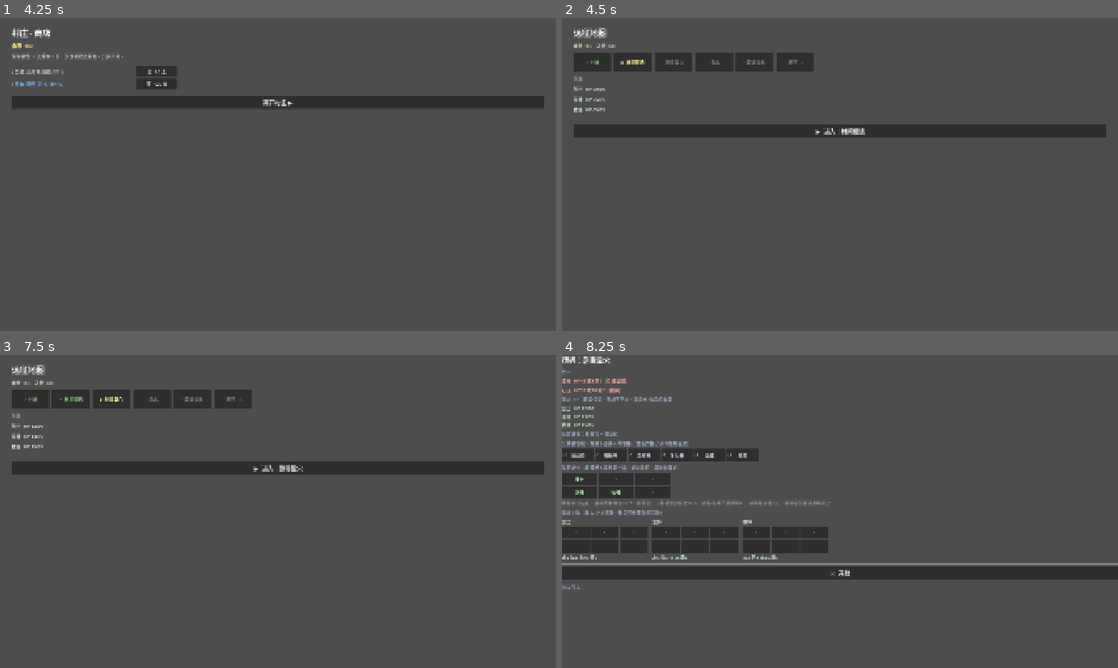
Above: before the commit, frames 1-4 (two rows, left to right).
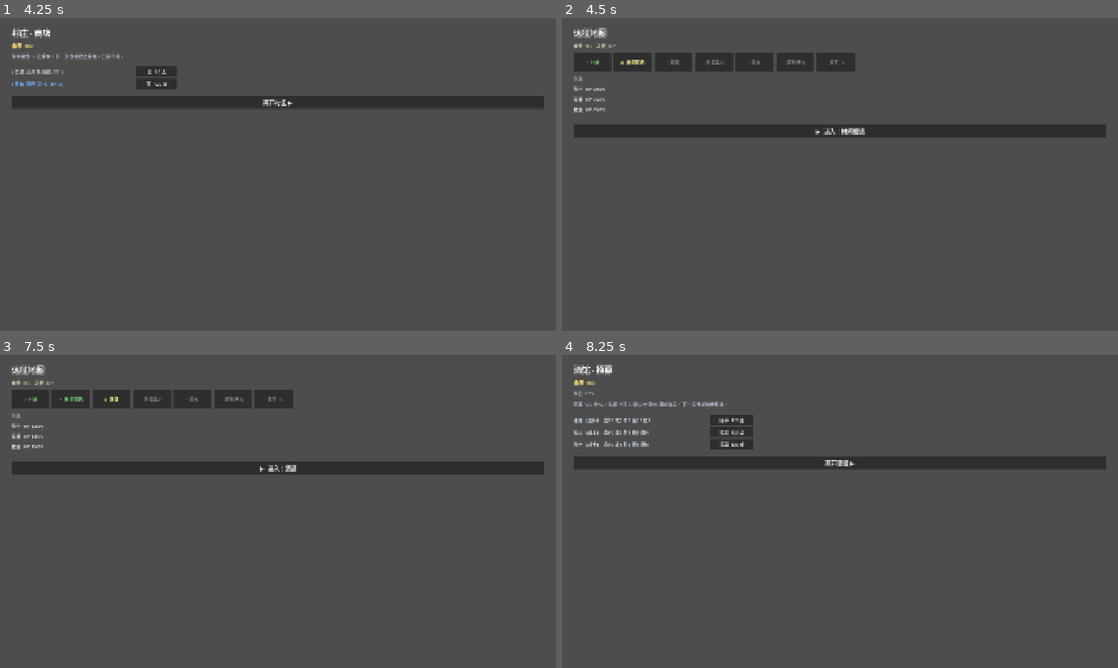
Above: after the commit, the same moments.

Repository: liyang29/Brave-Team
Game: Godot game, scene res://scenes/ui/TitleScreen.tscn
Two runs of this game, one before a commit and one after it. Both use one fixed random seed, a clock stepped at 60 frames per second and the inputs below.
Inputs:
- Up to frame 1 (4.25 s): click "▶ 开始冒险" at 0.5 s; click "买 50 金" at 1.25 s; click "买 120 金" at 2 s; click "买 120 金" at 2.75 s; click "买 50 金" at 3.5 s
- Up to frame 2 (4.5 s): click "离开村庄 ▶" at 4.25 s
- Up to frame 3 (7.5 s): click "▶ 进入：林间遭遇" at 5 s; click "⚔ 开战" at 5.75 s; click "继续 ▶" at 6.5 s; click "✕ 丢弃这件" at 7.25 s
- Up to frame 4 (8.25 s): click "▶ 进入：剧毒巢穴" (after the commit: "▶ 进入：酒馆") at 8 s

Frame 1 is identical in both runs. In frame 2, 0.5% of the frame differs, in the area x 9-53%, y 8-18%; in frame 3, 0.6%; in frame 4, 17%, in the area x 0-100%, y 0-75%.

Commit message:
feat(tavern): 英雄池 + 酒馆招募（盗贼/猎人纳入，途中花金币招人）
- RunManager 加 HERO_TEMPLATES 英雄池（5 职业含盗贼/猎人，加英雄=加一行）；起手队伍走 STARTER_TEAM
- 新增节点类型 tavern + State.TAVERN + recruit/leave_tavern/party_is_full：上 3 候选、120金/人、队伍上限 5，新人满血空背包自动站位
- 新增 Tavern 场景；RunMap 路由到酒馆；地图插入酒馆节点（林间后）
- 测试 125/125 绿（英雄池/招募/扣钱/满队/离开）；平衡不变

Co-Authored-By: Claude Opus 4.8 <noreply@anthropic.com>

Diff:
--- /dev/null
+++ b/scenes/run/Tavern.tscn
@@ -0,0 +1,10 @@
+[gd_scene load_steps=2 format=3]
+
+[ext_resource type="Script" path="res://scripts/ui/TavernScreen.gd" id="1"]
+
+[node name="Tavern" type="Control"]
+layout_mode = 3
+anchors_preset = 15
+anchor_right = 1.0
+anchor_bottom = 1.0
+script = ExtResource("1")
--- a/scripts/autoload/RunManager.gd
+++ b/scripts/autoload/RunManager.gd
@@ -17,11 +17,26 @@
 
 const LootTable = preload("res://scripts/systems/LootTable.gd")
 
-enum State { NONE, MAP, ENCOUNTER, DRAFT, SHOP, REST, VICTORY, GAME_OVER }
+enum State { NONE, MAP, ENCOUNTER, DRAFT, SHOP, REST, TAVERN, VICTORY, GAME_OVER }
 
 const START_GOLD := 500
 const SHOP_STOCK_SIZE := 6
 const REST_HEAL_PCT := 0.5   # 泉水/休息点：全员回复最大血的比例（消耗战泄压阀）
+const MAX_PARTY := 5         # 队伍上限（起手 3，酒馆最多招到 5）
+const TAVERN_OFFERS := 3     # 酒馆每次上几个候选
+const RECRUIT_COST := 120    # 招募一个英雄的金币价（和买装备抢钱）
+
+# 英雄池：跑局可用的英雄模板（加英雄/调数值=加一行；盗贼/猎人已纳入）。
+# base = 低裸属性（战力靠背包）；技能在背包书注入，故此处不配技能。
+const HERO_TEMPLATES: Dictionary = {
+	"warrior": { "cls": Hero.HeroClass.WARRIOR, "name": "战士", "hp": 90, "atk": 6, "def": 8, "spd": 9,  "magic": 0, "mp": 40 },
+	"mage":    { "cls": Hero.HeroClass.MAGE,    "name": "法师", "hp": 55, "atk": 3, "def": 3, "spd": 12, "magic": 5, "mp": 70 },
+	"priest":  { "cls": Hero.HeroClass.PRIEST,  "name": "牧师", "hp": 65, "atk": 3, "def": 4, "spd": 9,  "magic": 5, "mp": 70 },
+	"rogue":   { "cls": Hero.HeroClass.ROGUE,   "name": "盗贼", "hp": 70, "atk": 7, "def": 5, "spd": 16, "magic": 0, "mp": 50 },
+	"archer":  { "cls": Hero.HeroClass.ARCHER,  "name": "猎人", "hp": 80, "atk": 7, "def": 6, "spd": 12, "magic": 0, "mp": 50 },
+}
+# 起手队伍（从英雄池取这几个）
+const STARTER_TEAM: Array = ["warrior", "mage", "priest"]
 
 var state: int = State.NONE
 var party: Array = []        # Array[Hero]，整局复用，HP 累积
@@ -42,6 +57,9 @@
 # squad_slots：站位摆放 Vector2i(col,row) -> Hero。row0=前排 / row1=后排（soft_row）。
 var squad_slots: Dictionary = {}
 
+# tavern_offers：当前酒馆在招的候选英雄模板 id 数组（招一个移除一个）。
+var tavern_offers: Array = []
+
 # pending_draft：上一场非 boss 胜利抽出的待选战利品（item_id 数组），Draft 界面读它。
 var pending_draft: Array = []
 # shop_stock：当前商店在售物品（item_id 数组，买一件移除一件），进商店时生成。
@@ -55,6 +73,7 @@
 	party = roster.map(func(e): return e["hero"])   # 英雄列表视图（向后兼容）
 	owned_items = {}                                 # 空背包起手，靠商店/战利品积累
 	squad_slots = _default_formation()
+	tavern_offers = []
 	pending_draft = []
 	shop_stock = []
 	gold = START_GOLD                                # 起步金币，开局村庄商店采购
@@ -82,6 +101,9 @@
 			_set_state(State.SHOP)
 		"rest":
 			_set_state(State.REST)
+		"tavern":
+			tavern_offers = _roll_recruits(TAVERN_OFFERS)
+			_set_state(State.TAVERN)
 		_:
 			_set_state(State.ENCOUNTER)
 
@@ -133,6 +155,57 @@
 		_set_state(State.VICTORY)
 	else:
 		_set_state(State.MAP)
+
+
+# ── 酒馆 / 招募 ───────────────────────────────────────────────────────────────
+
+## 是否还能再招（未满队）
+func party_is_full() -> bool:
+	return roster.size() >= MAX_PARTY
+
+## 招募一个候选英雄：队伍没满 + 金币够 + 在招 → 入队、扣钱、下架、自动站位。
+func recruit(template_id: String) -> bool:
+	if party_is_full():
+		return false
+	if not (template_id in tavern_offers):
+		return false
+	if gold < RECRUIT_COST:
+		return false
+	gold -= RECRUIT_COST
+	gold_changed.emit(gold)
+	tavern_offers.erase(template_id)
+	var entry: Dictionary = make_hero_entry(template_id)
+	roster.append(entry)
+	party.append(entry["hero"])
+	_place_in_empty_slot(entry["hero"])
+	return true
+
+## 离开酒馆 → 前进到下一节点。
+func leave_tavern() -> void:
+	tavern_offers = []
+	depth += 1
+	depth_changed.emit(depth)
+	if depth >= nodes.size():
+		_set_state(State.VICTORY)
+	else:
+		_set_state(State.MAP)
+
+# 抽 n 个英雄池模板作候选（可重复职业；允许已在队的职业再来）。
+func _roll_recruits(n: int) -> Array:
+	var ids: Array = HERO_TEMPLATES.keys()
+	var out: Array = []
+	for i in range(n):
+		out.append(ids[randi() % ids.size()])
+	return out
+
+# 把新英雄放进第一个空站位格（优先后排 row1，再前排 row0）。
+func _place_in_empty_slot(hero) -> void:
+	for row in [1, 0]:
+		for col in range(3):
+			var cell := Vector2i(col, row)
+			if not squad_slots.has(cell):
+				squad_slots[cell] = hero
+				return
 
 
 ## 遭遇结束回报：
@@ -177,24 +250,26 @@
 	state_changed.emit(s)
 
 
-# ── 起手名册（Step 5：裸 base 压低，战力主要来自背包/商店/战利品）──────────────
+# ── 起手名册（从英雄池 HERO_TEMPLATES 取 STARTER_TEAM）─────────────────────────
 # 返回 Array[{ "hero": Hero, "base": Dictionary, "grid": Dictionary }]。
 # base = 英雄"光身"裸属性（裸base 真相源）；grid 空（起手空背包）。
-# 注：技能在 BackpackLoadout.build_party 里按背包技能书重置，故 _starter 的技能在
-#     跑局战斗中会被背包书覆盖（这里留着只是占位、不影响）。
+# 注：技能在 BackpackLoadout.build_party 里按背包技能书重置，故此处不配技能。
 
 func _make_starter_roster() -> Array:
-	return [
-		_starter_entry(Hero.HeroClass.WARRIOR, "战士", 90, 6, 8, 9, 0, 40, ["slash"]),
-		_starter_entry(Hero.HeroClass.MAGE,    "法师", 55, 3, 3, 12, 5, 70, ["fireball"]),
-		_starter_entry(Hero.HeroClass.PRIEST,  "牧师", 65, 3, 4, 9, 5, 70, ["holy_heal", "purify"]),
-	]
-
-# 造一个名册条目：英雄 + 裸base 字典 + 空背包
-func _starter_entry(cls: int, nm: String, hp: int, atk: int, def_v: int, spd: int,
-					magic: int, mp: int, skills: Array) -> Dictionary:
-	var hero: Hero = _starter(cls, nm, hp, atk, def_v, spd, magic, mp, skills)
-	var base: Dictionary = { "hp": hp, "atk": atk, "def": def_v, "magic": magic, "spd": spd, "mp": mp }
+	var out: Array = []
+	for tid in STARTER_TEAM:
+		out.append(make_hero_entry(tid))
+	return out
+
+# 按英雄池模板 id 造一个名册条目（起手/招募共用）。
+func make_hero_entry(template_id: String) -> Dictionary:
+	var t: Dictionary = HERO_TEMPLATES.get(template_id, {})
+	var hero: Hero = _starter(int(t.get("cls", Hero.HeroClass.WARRIOR)), String(t.get("name", template_id)),
+		int(t.get("hp", 60)), int(t.get("atk", 5)), int(t.get("def", 5)),
+		int(t.get("spd", 10)), int(t.get("magic", 0)), int(t.get("mp", 50)), [])
+	var base: Dictionary = { "hp": int(t.get("hp", 60)), "atk": int(t.get("atk", 5)),
+		"def": int(t.get("def", 5)), "magic": int(t.get("magic", 0)),
+		"spd": int(t.get("spd", 10)), "mp": int(t.get("mp", 50)) }
 	return { "hero": hero, "base": base, "grid": {} }
 
 # 默认站位：战士前排，法师/牧师后排（row0 前 / row1 后；soft_row）
@@ -232,6 +307,7 @@
 	return [
 		_node("shop", "村庄", [], 0),
 		_node("battle", "林间遭遇", MonsterFactory.create_group(["wolf", "wolf"]), 20),
+		_node("tavern", "酒馆", [], 0),
 		_node("battle", "剧毒巢穴", MonsterFactory.create_group(["venom_bug", "stone_guard"]), 25),
 		_node("rest",   "泉水", [], 0),
 		_node("battle", "废墟伏击", MonsterFactory.create_group(["bandit", "ranger"]), 30),
--- a/scripts/ui/RunMap.gd
+++ b/scripts/ui/RunMap.gd
@@ -8,6 +8,7 @@
 const SCENE_ENCOUNTER := "res://scenes/run/Encounter.tscn"
 const SCENE_SHOP := "res://scenes/run/Shop.tscn"
 const SCENE_REST := "res://scenes/run/Rest.tscn"
+const SCENE_TAVERN := "res://scenes/run/Tavern.tscn"
 const SCENE_TITLE := "res://scenes/ui/TitleScreen.tscn"
 
 func _ready() -> void:
@@ -83,6 +84,7 @@
 		match node.get("type"):
 			"shop": next = SCENE_SHOP
 			"rest": next = SCENE_REST
+			"tavern": next = SCENE_TAVERN
 		get_tree().change_scene_to_file(next))
 	root.add_child(enter)
 
--- /dev/null
+++ b/scripts/ui/TavernScreen.gd
@@ -0,0 +1,112 @@
+extends Control
+
+# ─────────────────────────────────────────────────────────────────────────────
+# TavernScreen — 酒馆 / 招募（途中花金币招英雄）
+# 读 RunManager.tavern_offers（进店随机上的候选）→ 花 RECRUIT_COST 招进队 → 离开。
+# 队伍满（MAX_PARTY）或金币不足时招募按钮禁用。
+# ─────────────────────────────────────────────────────────────────────────────
+
+const SCENE_MAP := "res://scenes/run/RunMap.tscn"
+
+const CLASS_ZH := {
+	Hero.HeroClass.WARRIOR: "战士", Hero.HeroClass.MAGE: "法师", Hero.HeroClass.PRIEST: "牧师",
+	Hero.HeroClass.ROGUE: "盗贼", Hero.HeroClass.ARCHER: "猎人",
+}
+
+var _gold_label: Label
+var _party_label: Label
+var _offer_box: VBoxContainer
+
+
+func _ready() -> void:
+	var root := VBoxContainer.new()
+	root.set_anchors_preset(Control.PRESET_FULL_RECT)
+	root.add_theme_constant_override("separation", 10)
+	root.offset_left = 40; root.offset_top = 30; root.offset_right = -40; root.offset_bottom = -30
+	add_child(root)
+
+	var title := Label.new()
+	title.text = "酒馆 · 招募"
+	title.add_theme_font_size_override("font_size", 28)
+	root.add_child(title)
+
+	_gold_label = Label.new()
+	_gold_label.add_theme_font_size_override("font_size", 18)
+	_gold_label.modulate = Color(1.0, 0.9, 0.5)
+	root.add_child(_gold_label)
+
+	_party_label = Label.new()
+	_party_label.modulate = Color(0.75, 0.85, 0.75)
+	root.add_child(_party_label)
+
+	var hint := Label.new()
+	hint.text = "招募 %d 金/人，队伍上限 %d。新人空背包、满血加入，下一关战前给他配装。" % [
+		RunManager.RECRUIT_COST, RunManager.MAX_PARTY]
+	hint.modulate = Color(0.7, 0.73, 0.8)
+	root.add_child(hint)
+
+	root.add_child(HSeparator.new())
+
+	_offer_box = VBoxContainer.new()
+	_offer_box.add_theme_constant_override("separation", 6)
+	root.add_child(_offer_box)
+
+	root.add_child(HSeparator.new())
+
+	var leave := Button.new()
+	leave.text = "离开酒馆 ▶"
+	leave.custom_minimum_size = Vector2(200, 44)
+	leave.add_theme_font_size_override("font_size", 20)
+	leave.pressed.connect(func():
+		RunManager.leave_tavern()
+		get_tree().change_scene_to_file(SCENE_MAP))
+	root.add_child(leave)
+
+	_refresh()
+
+
+func _refresh() -> void:
+	_gold_label.text = "金币 %d" % RunManager.gold
+	_party_label.text = "队伍 %d / %d" % [RunManager.roster.size(), RunManager.MAX_PARTY]
+	for c in _offer_box.get_children():
+		_offer_box.remove_child(c)
+		c.free()
+	if RunManager.tavern_offers.is_empty():
+		var none := Label.new()
+		none.text = "（没有可招募的人了）"
+		none.modulate = Color(0.55, 0.55, 0.55)
+		_offer_box.add_child(none)
+		return
+	for tid in RunManager.tavern_offers:
+		_offer_box.add_child(_make_row(tid))
+
+
+func _make_row(template_id: String) -> Control:
+	var t: Dictionary = RunManager.HERO_TEMPLATES.get(template_id, {})
+	var cls_name: String = CLASS_ZH.get(t.get("cls"), "?")
+
+	var row := HBoxContainer.new()
+	row.add_theme_constant_override("separation", 12)
+
+	var desc := Label.new()
+	desc.custom_minimum_size = Vector2(460, 0)
+	desc.text = "%s（%s）  血%d 攻%d 防%d 速%d 魔%d" % [
+		t.get("name", template_id), cls_name,
+		int(t.get("hp", 0)), int(t.get("atk", 0)), int(t.get("def", 0)),
+		int(t.get("spd", 0)), int(t.get("magic", 0))]
+	desc.modulate = Color(0.85, 0.9, 0.95)
+	row.add_child(desc)
+
+	var buy := Button.new()
+	buy.custom_minimum_size = Vector2(150, 36)
+	buy.text = "招募  %d 金" % RunManager.RECRUIT_COST
+	buy.disabled = RunManager.party_is_full() or RunManager.gold < RunManager.RECRUIT_COST
+	buy.pressed.connect(_on_recruit.bind(template_id))
+	row.add_child(buy)
+
+	return row
+
+
+func _on_recruit(template_id: String) -> void:
+	RunManager.recruit(template_id)
+	call_deferred("_refresh")   # 延迟刷新：避免在按钮 pressed 途中 free 它
--- a/tests/test_balance.gd
+++ b/tests/test_balance.gd
@@ -50,7 +50,7 @@
 	for d in range(RunManager.nodes.size()):
 		var node: Dictionary = RunManager.nodes[d]
 		match node.get("type"):
-			"shop":
+			"shop", "tavern":
 				pass
 			"rest":
 				RunManager.rest_heal()
--- a/tests/test_run_manager.gd
+++ b/tests/test_run_manager.gd
@@ -5,11 +5,13 @@
 const Loadout = preload("res://scripts/systems/BackpackLoadout.gd")
 const LootTable = preload("res://scripts/systems/LootTable.gd")
 
-# 过一个节点：村庄→离开；泉水→回血并离开；战斗→胜利(若进 DRAFT 用 keep 完成)前进。
+# 过一个节点：村庄→离开；酒馆→离开；泉水→回血并离开；战斗→胜利(若进 DRAFT 用 keep 完成)前进。
 func _advance(keep: Array = []) -> void:
 	match RunManager.current_node().get("type"):
 		"shop":
 			RunManager.leave_shop()
+		"tavern":
+			RunManager.leave_tavern()
 		"rest":
 			RunManager.rest_heal()
 			RunManager.leave_rest()
@@ -17,6 +19,12 @@
 			RunManager.resolve_encounter(true)
 			if RunManager.state == RunManager.State.DRAFT:
 				RunManager.finish_draft(keep)
+
+# 一直过节点直到当前节点是指定类型（到不了就停在终点）。
+func _goto_type(t: String) -> void:
+	RunManager.start_run()
+	while RunManager.current_node().get("type") != t and RunManager.depth < RunManager.nodes.size():
+		_advance()
 
 
 func test_start_run_sets_up_state() -> void:
@@ -171,18 +179,12 @@
 
 # ── 泉水 / 休息点 ─────────────────────────────────────────────────────────────
 
-func _goto_rest() -> void:
-	RunManager.start_run()
-	RunManager.leave_shop()   # →1 林间
-	_advance()                # →2 剧毒
-	_advance()                # →3 泉水
-
-func test_node_3_is_rest() -> void:
-	_goto_rest()
-	assert_eq(RunManager.current_node().get("type"), "rest", "第 3 节点是泉水")
+func test_can_reach_rest() -> void:
+	_goto_type("rest")
+	assert_eq(RunManager.current_node().get("type"), "rest", "地图里能走到泉水节点")
 
 func test_enter_rest_sets_state() -> void:
-	_goto_rest()
+	_goto_type("rest")
 	RunManager.enter_current_node()
 	assert_eq(RunManager.state, RunManager.State.REST, "进泉水 → REST 状态")
 
@@ -204,8 +206,64 @@
 	assert_eq(h.current_hp, 0, "阵亡的不被泉水复活")
 
 func test_leave_rest_advances() -> void:
-	_goto_rest()
+	_goto_type("rest")
+	var d: int = RunManager.depth
 	RunManager.enter_current_node()
 	RunManager.leave_rest()
-	assert_eq(RunManager.depth, 4, "离开泉水 → 第 4 节点")
-	assert_eq(RunManager.current_node().get("type"), "battle", "第 4 节点是战斗（废墟）")
+	assert_eq(RunManager.depth, d + 1, "离开泉水 → 前进一个节点")
+	assert_eq(RunManager.current_node().get("type"), "battle", "泉水后是战斗（废墟）")
+
+
+# ── 酒馆 / 招募 ───────────────────────────────────────────────────────────────
+
+func test_can_reach_tavern() -> void:
+	_goto_type("tavern")
+	assert_eq(RunManager.current_node().get("type"), "tavern", "地图里能走到酒馆节点")
+
+func test_enter_tavern_offers() -> void:
+	_goto_type("tavern")
+	RunManager.enter_current_node()
+	assert_eq(RunManager.state, RunManager.State.TAVERN, "进酒馆 → TAVERN 状态")
+	assert_eq(RunManager.tavern_offers.size(), RunManager.TAVERN_OFFERS, "上 3 个候选")
+
+func test_recruit_adds_hero_and_deducts_gold() -> void:
+	_goto_type("tavern")
+	RunManager.enter_current_node()
+	RunManager.gold = 1000
+	var n0: int = RunManager.roster.size()
+	var tid: String = RunManager.tavern_offers[0]
+	var g0: int = RunManager.gold
+	assert_true(RunManager.recruit(tid), "金币够且未满 → 招募成功")
+	assert_eq(RunManager.roster.size(), n0 + 1, "名册多一人")
+	assert_eq(RunManager.party.size(), n0 + 1, "party 同步多一人")
+	assert_eq(RunManager.gold, g0 - RunManager.RECRUIT_COST, "扣招募费")
+	assert_false(tid in RunManager.tavern_offers, "招过的候选下架")
+
+func test_recruit_blocked_when_party_full() -> void:
+	_goto_type("tavern")
+	RunManager.enter_current_node()
+	RunManager.gold = 9999
+	# 招到满（起手 3 → 招到 MAX_PARTY）
+	while not RunManager.party_is_full() and not RunManager.tavern_offers.is_empty():
+		RunManager.recruit(RunManager.tavern_offers[0])
+	assert_true(RunManager.party_is_full(), "招到队伍上限")
+	assert_eq(RunManager.roster.size(), RunManager.MAX_PARTY, "人数=上限")
+
+func test_recruit_blocked_without_gold() -> void:
+	_goto_type("tavern")
+	RunManager.enter_current_node()
+	RunManager.gold = 0
+	var n0: int = RunManager.roster.size()
+	assert_false(RunManager.recruit(RunManager.tavern_offers[0]), "没钱 → 招募失败")
+	assert_eq(RunManager.roster.size(), n0, "人数不变")
+
+func test_leave_tavern_advances() -> void:
+	_goto_type("tavern")
+	var d: int = RunManager.depth
+	RunManager.enter_current_node()
+	RunManager.leave_tavern()
+	assert_eq(RunManager.depth, d + 1, "离开酒馆 → 前进一个节点")
+
+func test_hero_pool_has_rogue_and_archer() -> void:
+	assert_true(RunManager.HERO_TEMPLATES.has("rogue"), "英雄池含盗贼")
+	assert_true(RunManager.HERO_TEMPLATES.has("archer"), "英雄池含猎人")
Not shown, added: scripts/ui/TavernScreen.gd.uid
Not shown, changed: docs/PROGRESS.md
